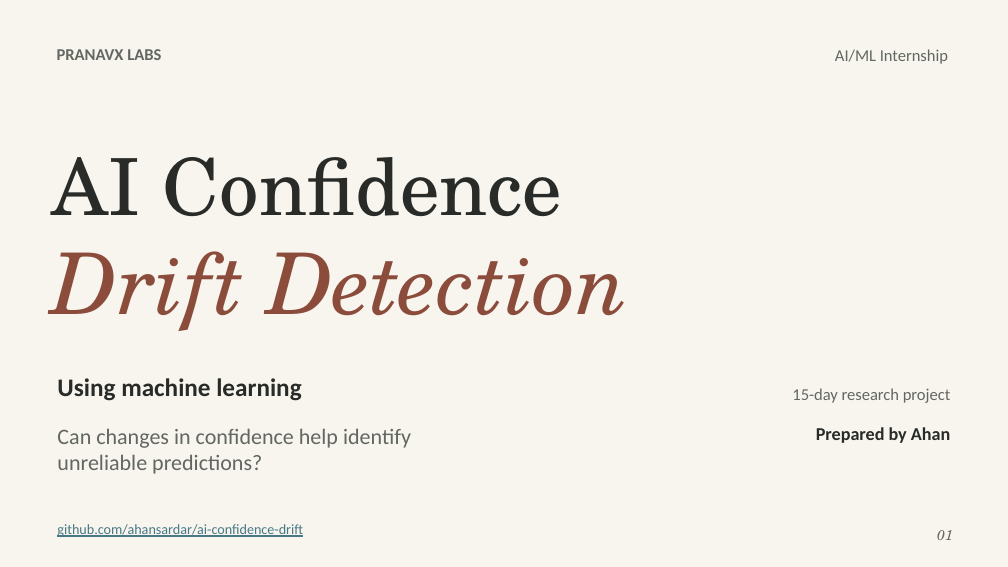
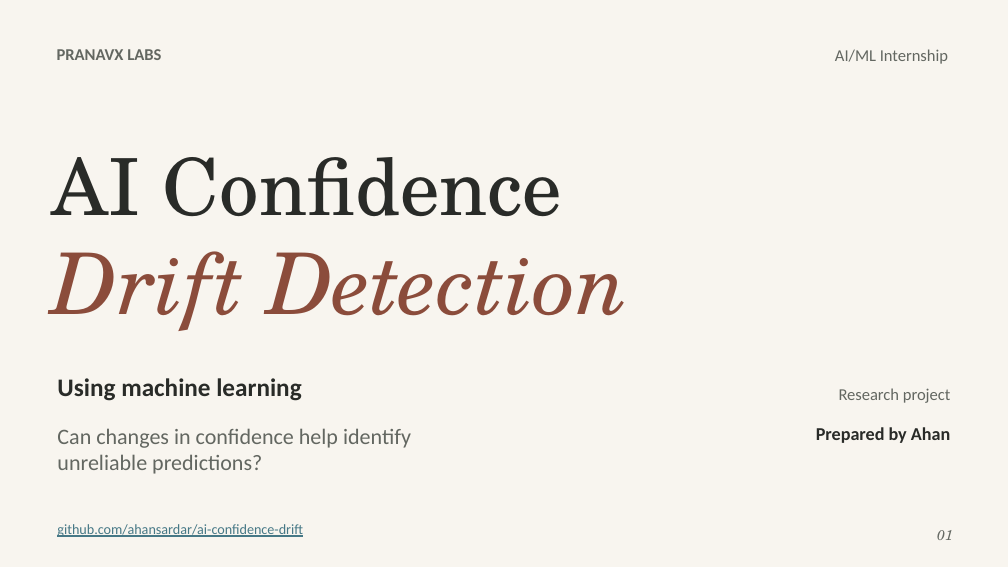
Before and after one commit to ahansardar/ai-confidence-drift, a slide deck: slide 1 of reports/presentation/AI_Confidence_Drift_Presentation.pptx. Drawn at 1008x567 pixels with LibreOffice and Linux fonts; fonts in the diff are those of the drawing. Boxes give left, top, right and bottom in pixels: in the first picture for what was removed or moved away, otherwise in the second. Text is boxed around its words. In the diff, an @@ line names an element or a change of style, - is before the commit and + after.

```diff
--- a/reports/presentation/AI_Confidence_Drift_Presentation.pptx
+++ b/reports/presentation/AI_Confidence_Drift_Presentation.pptx
@@ text at (839,388,951,403): text changed @@
-15-day research project
+Research project
```
Also in this commit, not shown: 8 other slides changed, 22 other files.
